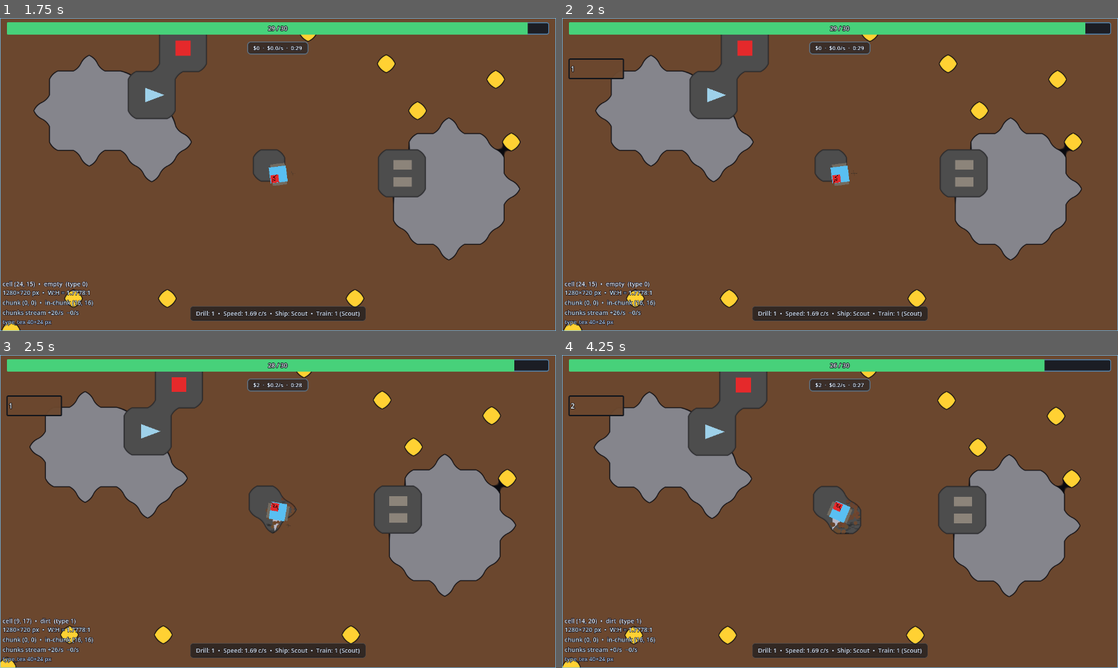
Above: before the commit, frames 1-4 (two rows, left to right).
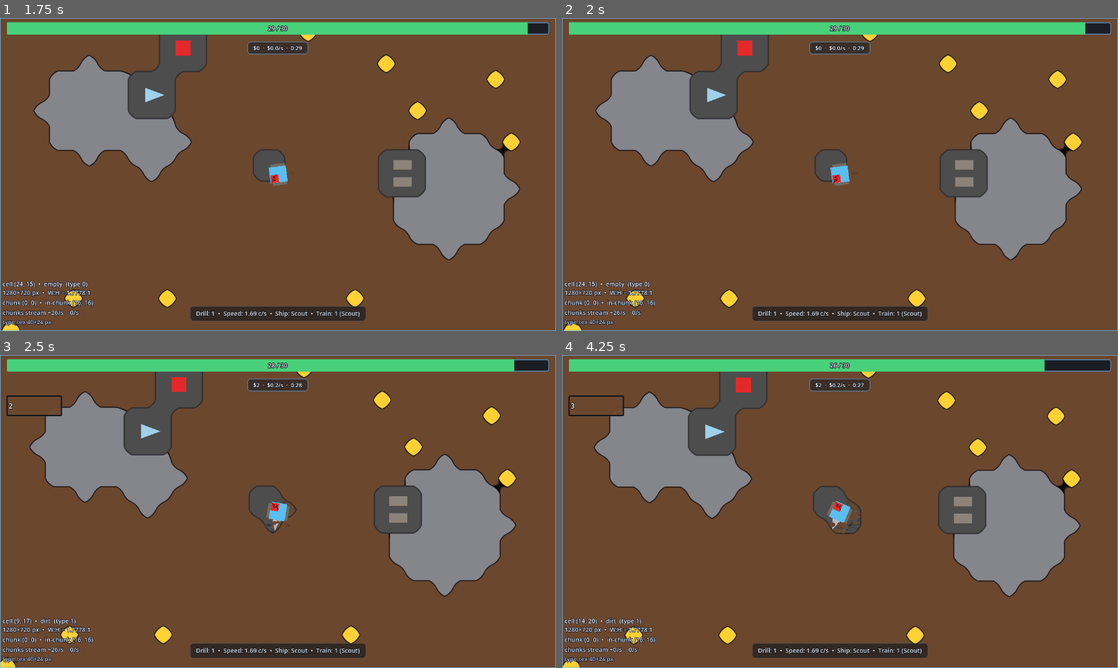
Above: after the commit, the same moments.

Repository: caboyd/blast_game
Game: Godot game, scene res://scenes/bootstrap/Bootstrap.tscn
Same seed, same stepped clock (60 frames per second), same inputs: the game is played once before the commit and once after it.
Inputs (mouse positions are in pixels of both pictures, inside the frame that each line leads up to):
- Up to frame 1 (1.75 s): click "Start Mission" at 0.5 s; tap Enter at 1.25 s; move the mouse to (400, 158) at 1.27 s; click (400, 158) at 1.42 s
- Up to frame 2 (2 s): no input
- Up to frame 3 (2.5 s): move the mouse to (166, 527) at 2.02 s; click (166, 527) at 2.17 s
- Up to frame 4 (4.25 s): tap Space at 2.75 s; move the mouse to (895, 442) at 2.77 s; click (895, 442) at 2.92 s; move the mouse to (812, 574) at 3.52 s; click (812, 574) at 3.67 s

Frame 1 is identical in both runs. In frame 2, 0.2% of the frame differs, in the area x 1-12%, y 12-20%; in frame 3, less than 0.1%; in frame 4, less than 0.1%.

Commit message:
Enhance GameStatistics and ResourceFoundOverlay for improved UI performance
- Added snapshot generation tracking and caching for mined resources in GameStatistics to optimize UI updates.
- Refactored ResourceFoundOverlay to utilize the new snapshot system, reducing unnecessary refreshes and improving rendering efficiency.
- Removed outdated timer logic for resource refresh, streamlining the update process and enhancing overall performance.

Diff:
--- a/scripts/stats/GameStatistics.gd
+++ b/scripts/stats/GameStatistics.gd
@@ -42,6 +42,10 @@
 ## Block types fully mined this run (`type_id` -> count); colors captured on first increment. Cleared in `reset_run_mined_resources`.
 var _run_mined_type_counts: Dictionary = {}
 var _run_mined_type_colors: Dictionary = {}
+## Bumps on every `register_fully_mined_block` / `reset_run_mined_resources`; for coalescing UI without re-sorting unchanged data.
+var _run_mined_snapshot_generation: int = 0
+var _run_mined_rows_cache: Array[Dictionary] = []
+var _run_mined_rows_cache_dirty: bool = true
 
 ## Master switch for world gizmos (mining ship hull/drill debug, conveyor bounds, viewport label). Toggled from `DebugOverlay` (F3 on prep or planet); default off so normal play stays clean.
 ## Persisted in `user://debug_prefs.cfg`.
@@ -276,6 +280,9 @@
 func reset_run_mined_resources() -> void:
 	_run_mined_type_counts.clear()
 	_run_mined_type_colors.clear()
+	_run_mined_snapshot_generation += 1
+	_run_mined_rows_cache.clear()
+	_run_mined_rows_cache_dirty = true
 	run_mined_resources_changed.emit()
 
 
@@ -286,10 +293,22 @@
 	_run_mined_type_counts[type_id] = int(_run_mined_type_counts.get(type_id, 0)) + 1
 	if not _run_mined_type_colors.has(type_id):
 		_run_mined_type_colors[type_id] = display_color
+	_run_mined_snapshot_generation += 1
+	_run_mined_rows_cache_dirty = true
 	run_mined_resources_changed.emit()
 
 
+func get_run_mined_resource_snapshot_generation() -> int:
+	return _run_mined_snapshot_generation
+
+
+func run_mined_resources_has_any() -> bool:
+	return not _run_mined_type_counts.is_empty()
+
+
 func get_run_mined_resource_rows_sorted() -> Array[Dictionary]:
+	if not _run_mined_rows_cache_dirty:
+		return _run_mined_rows_cache
 	var rows: Array[Dictionary] = []
 	for tid_any in _run_mined_type_counts:
 		var c: int = int(_run_mined_type_counts[tid_any])
@@ -308,7 +327,9 @@
 			return ca > cb
 		return int(a["type_id"]) < int(b["type_id"])
 	)
-	return rows
+	_run_mined_rows_cache = rows
+	_run_mined_rows_cache_dirty = false
+	return _run_mined_rows_cache
 
 
 func _prune_run_money_award_log(now_ms: int) -> void:
--- a/scripts/ui/ResourceFoundOverlay.gd
+++ b/scripts/ui/ResourceFoundOverlay.gd
@@ -3,10 +3,6 @@
 ## Top-left mined-resource list for the current run (counts on full clears only).
 ## Base sizes × 1.25 from original HUD spec.
 
-## Fixed cadence for mined-resource overlay rebuilds while the run has mined rows (not reset by each new block).
-@export var mined_resource_refresh_interval_sec: float = 0.25
-## Fixed cadence for overlay rebuilds after viewport width changes while resize keeps marking layout dirty.
-@export var viewport_refresh_interval_sec: float = 0.05
 ## Max resource rows constructed per frame while building an off-tree list (swap happens once when complete).
 @export var row_rebuild_budget_per_frame: int = 1
 
@@ -44,9 +40,10 @@
 var _viewport_w_for_bars: int = 1280
 
 var _dirty_viewport: bool = false
-var _mined_refresh_timer: Timer
-var _viewport_refresh_timer: Timer
-var _followup_rebuild_timer: Timer
+## `GameStatistics` bumps this when run-mined counts change; coalesce UI to one `_refresh_rows` per frame.
+var _last_applied_mined_generation: int = -1
+var _last_coalesced_poll_frame: int = -1
+var _followup_refresh_queued: bool = false
 
 var _incremental_rebuild_active: bool = false
 var _pending_rows_host: VBoxContainer
@@ -100,48 +97,49 @@
 	add_child(_rows_host)
 	size_flags_vertical = Control.SIZE_SHRINK_BEGIN
 
-	_mined_refresh_timer = Timer.new()
-	_mined_refresh_timer.one_shot = false
-	_mined_refresh_timer.timeout.connect(_on_mined_refresh_tick)
-	add_child(_mined_refresh_timer)
-
-	_viewport_refresh_timer = Timer.new()
-	_viewport_refresh_timer.one_shot = false
-	_viewport_refresh_timer.timeout.connect(_on_viewport_refresh_tick)
-	add_child(_viewport_refresh_timer)
-
-	_followup_rebuild_timer = Timer.new()
-	_followup_rebuild_timer.one_shot = true
-	_followup_rebuild_timer.timeout.connect(_on_followup_rebuild_timeout)
-	add_child(_followup_rebuild_timer)
-
-	if not GameStatistics.run_mined_resources_changed.is_connected(_on_mined_changed):
-		GameStatistics.run_mined_resources_changed.connect(_on_mined_changed)
-
 	var vp := get_viewport()
 	if vp != null and not vp.size_changed.is_connected(_on_viewport_size_changed):
 		vp.size_changed.connect(_on_viewport_size_changed)
 	_sync_viewport_width_from_viewport()
 
+	set_process(true)
 	_refresh_rows()
+	_last_applied_mined_generation = GameStatistics.get_run_mined_resource_snapshot_generation()
 
 
 func _process(_delta: float) -> void:
-	if not _incremental_rebuild_active:
-		set_process(false)
-		return
-	if _pending_rows_host == null:
-		_incremental_rebuild_active = false
-		set_process(false)
-		return
-	var budget: int = maxi(1, row_rebuild_budget_per_frame)
-	var added: int = 0
-	while added < budget and _pending_row_index < _pending_rows.size():
-		_append_one_pending_row(_pending_row_index)
-		_pending_row_index += 1
-		added += 1
-	if _pending_row_index >= _pending_rows.size():
-		_finish_incremental_swap()
+	if _incremental_rebuild_active:
+		if _pending_rows_host == null:
+			_incremental_rebuild_active = false
+		else:
+			var budget: int = maxi(1, row_rebuild_budget_per_frame)
+			var added: int = 0
+			while added < budget and _pending_row_index < _pending_rows.size():
+				_append_one_pending_row(_pending_row_index)
+				_pending_row_index += 1
+				added += 1
+			if _pending_row_index >= _pending_rows.size():
+				_finish_incremental_swap()
+		return
+
+	var frame: int = Engine.get_process_frames()
+	if frame == _last_coalesced_poll_frame:
+		if visible:
+			queue_redraw()
+		return
+	_last_coalesced_poll_frame = frame
+
+	var mined_gen: int = GameStatistics.get_run_mined_resource_snapshot_generation()
+	var followup: bool = _followup_refresh_queued
+	if followup:
+		_followup_refresh_queued = false
+	var need_refresh: bool = followup or mined_gen != _last_applied_mined_generation or _dirty_viewport
+	if need_refresh:
+		_refresh_rows()
+		_last_applied_mined_generation = GameStatistics.get_run_mined_resource_snapshot_generation()
+
+	if visible:
+		queue_redraw()
 
 
 func _notification(what: int) -> void:
@@ -157,66 +155,9 @@
 		_viewport_w_for_bars = maxi(1, int(vp.get_visible_rect().size.x))
 
 
-func _run_mined_snapshot_is_empty() -> bool:
-	return GameStatistics.get_run_mined_resource_rows_sorted().is_empty()
-
-
 func _on_viewport_size_changed() -> void:
 	_sync_viewport_width_from_viewport()
 	_dirty_viewport = true
-	_ensure_viewport_refresh_ticker()
-
-
-func _on_mined_changed() -> void:
-	if _run_mined_snapshot_is_empty():
-		_stop_mined_refresh_ticker()
-		_stop_viewport_refresh_ticker()
-		_dirty_viewport = false
-		_refresh_rows()
-		return
-	_ensure_mined_refresh_ticker()
-
-
-func _stop_mined_refresh_ticker() -> void:
-	if _mined_refresh_timer != null:
-		_mined_refresh_timer.stop()
-
-
-func _stop_viewport_refresh_ticker() -> void:
-	if _viewport_refresh_timer != null:
-		_viewport_refresh_timer.stop()
-
-
-func _ensure_mined_refresh_ticker() -> void:
-	if _mined_refresh_timer.is_stopped():
-		_mined_refresh_timer.wait_time = maxf(0.001, mined_resource_refresh_interval_sec)
-		_refresh_rows()
-		_mined_refresh_timer.start()
-
-
-func _ensure_viewport_refresh_ticker() -> void:
-	if _viewport_refresh_timer.is_stopped():
-		_viewport_refresh_timer.wait_time = maxf(0.001, viewport_refresh_interval_sec)
-		_viewport_refresh_timer.start()
-
-
-func _on_mined_refresh_tick() -> void:
-	if _run_mined_snapshot_is_empty():
-		_stop_mined_refresh_ticker()
-		_refresh_rows()
-		return
-	_refresh_rows()
-
-
-func _on_viewport_refresh_tick() -> void:
-	if _dirty_viewport:
-		_refresh_rows()
-	if not _dirty_viewport:
-		_stop_viewport_refresh_ticker()
-
-
-func _on_followup_rebuild_timeout() -> void:
-	_refresh_rows()
 
 
 func _on_row_mouse_entered(type_id: int) -> void:
@@ -293,21 +234,12 @@
 
 
 func _cancel_incremental_build() -> void:
-	set_process(false)
 	_incremental_rebuild_active = false
 	if _pending_rows_host != null:
 		_pending_rows_host.queue_free()
 		_pending_rows_host = null
 	_pending_rows.clear()
 	_pending_row_index = 0
-
-
-func _schedule_followup_rebuild() -> void:
-	if _followup_rebuild_timer == null or not _followup_rebuild_timer.is_stopped():
-		return
-	var tw := minf(mined_resource_refresh_interval_sec, viewport_refresh_interval_sec)
-	_followup_rebuild_timer.wait_time = maxf(0.001, tw)
-	_followup_rebuild_timer.start()
 
 
 func _recompute_hover_from_mouse() -> void:
@@ -419,11 +351,9 @@
 	_pending_bar_full_w = maxi(8, int(roundf(float(_viewport_w_for_bars) * _BAR_FRAC_OF_VIEWPORT_W)))
 	_pending_row_index = 0
 	_incremental_rebuild_active = true
-	set_process(true)
 
 
 func _finish_incremental_swap() -> void:
-	set_process(false)
 	_incremental_rebuild_active = false
 
 	var old_host: VBoxContainer = _rows_host
@@ -452,7 +382,7 @@
 	var schedule_followup: bool = _followup_after_current_rebuild or _dirty_viewport
 	_followup_after_current_rebuild = false
 	if schedule_followup:
-		_schedule_followup_rebuild()
+		_followup_refresh_queued = true
 	else:
 		_dirty_viewport = false
 
@@ -462,8 +392,7 @@
 	if rows.is_empty():
 		_cancel_incremental_build()
 		_followup_after_current_rebuild = false
-		if _followup_rebuild_timer != null:
-			_followup_rebuild_timer.stop()
+		_followup_refresh_queued = false
 		_hover_type_id = -1
 		_clear_rows_host()
 		visible = false
@@ -478,8 +407,7 @@
 	if max_count <= 0:
 		_cancel_incremental_build()
 		_followup_after_current_rebuild = false
-		if _followup_rebuild_timer != null:
-			_followup_rebuild_timer.stop()
+		_followup_refresh_queued = false
 		_hover_type_id = -1
 		_clear_rows_host()
 		visible = false
